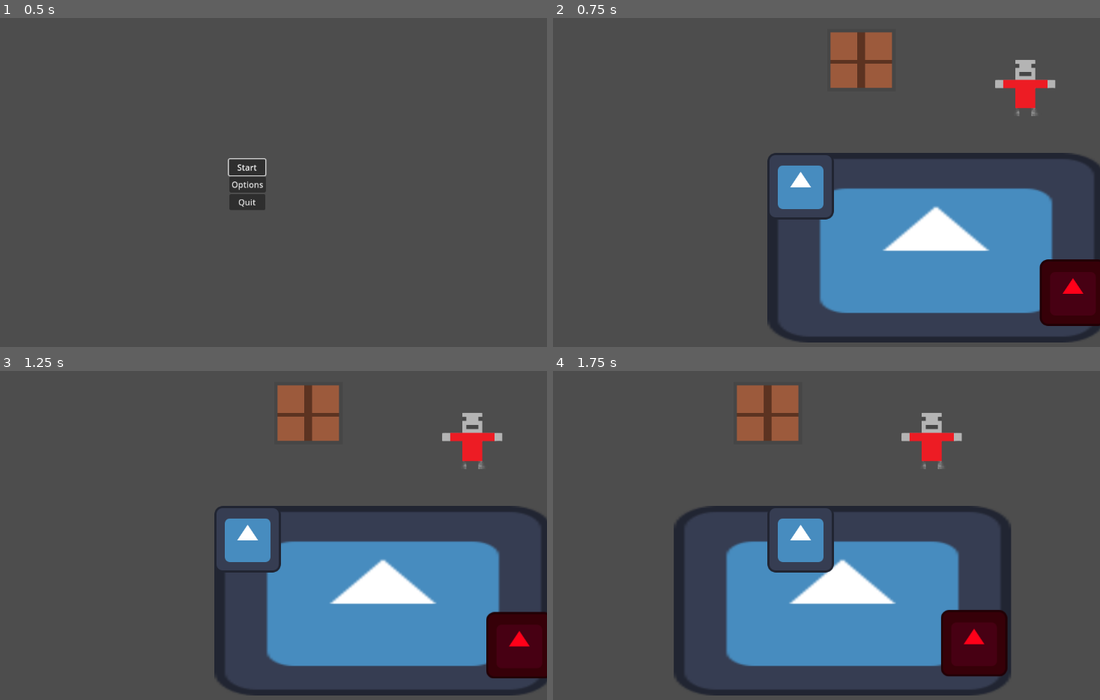
Above: before the commit, frames 1-4 (two rows, left to right).
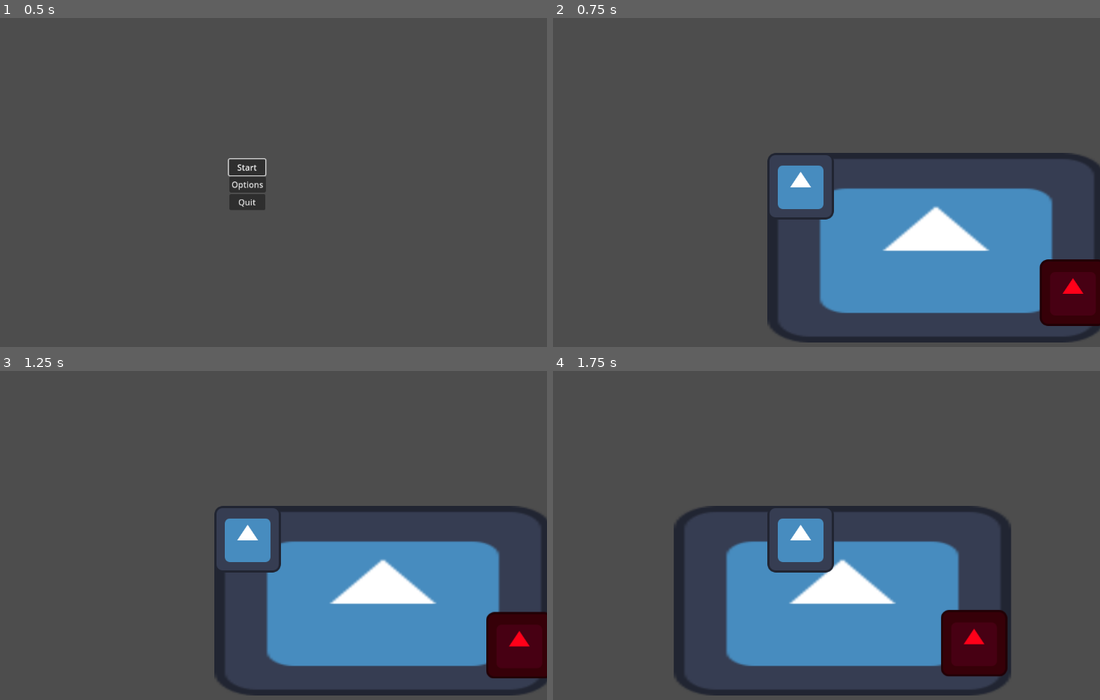
Above: after the commit, the same moments.

Repository: MajesticYak/darkworldgame
Game: Godot game, scene res://Scenes/menu_start.tscn
The game is run twice, just before and just after one commit, with the same random seed, the same clock (stepped at 60 frames per second) and the same inputs. The engine's default icon, where the game draws it, is replaced by a stand-in: a white triangle on a blue panel in a dark square.
Inputs:
- Up to frame 1 (0.5 s): no input
- Up to frame 2 (0.75 s): click "Start" at 0.5 s
- Up to frame 3 (1.25 s): no input
- Up to frame 4 (1.75 s): tap Enter at 1.25 s; hold D (right) from 1.28 s (still down); hold E (interact) from 1.28 s (still down)

Frame 1 is identical in both runs. In frame 2, 2.6% of the frame differs, in the area x 50-92%, y 4-30%; in frame 3, 2.6%; in frame 4, 2.6%, in the area x 33-75%, y 4-30%.

Commit message:
Update main.tscn

Diff:
--- a/Scenes/main.tscn
+++ b/Scenes/main.tscn
@@ -1,17 +1,12 @@
-[gd_scene load_steps=6 format=3 uid="uid://rcyelgi322w8"]
+[gd_scene load_steps=4 format=3 uid="uid://rcyelgi322w8"]
 
 [ext_resource type="Texture2D" uid="uid://dxfwp50as7tcx" path="res://Assets/icon.svg" id="1_h1h4b"]
 [ext_resource type="PackedScene" uid="uid://b4pkwoj6hwf41" path="res://Scenes/player.tscn" id="1_t72km"]
 [ext_resource type="PackedScene" uid="uid://djy75ghrogulu" path="res://Scenes/brawler.tscn" id="3_emrco"]
-[ext_resource type="PackedScene" uid="uid://bufoytg8avbmj" path="res://npc.tscn" id="4_ryew7"]
-[ext_resource type="PackedScene" uid="uid://b8232xsfr2wn6" path="res://Scenes/crate.tscn" id="5_735iy"]
 
 [node name="Main" type="Node"]
 
 [node name="World" type="Node2D" parent="."]
-
-[node name="NPC" parent="World" instance=ExtResource("4_ryew7")]
-position = Vector2(434, -186)
 
 [node name="Sprite2D" type="Sprite2D" parent="World"]
 position = Vector2(260.5, 118.5)
@@ -22,6 +17,3 @@
 
 [node name="Brawler" parent="." instance=ExtResource("3_emrco")]
 position = Vector2(524, 205)
-
-[node name="Crate" parent="." instance=ExtResource("5_735iy")]
-position = Vector2(116, -246)
